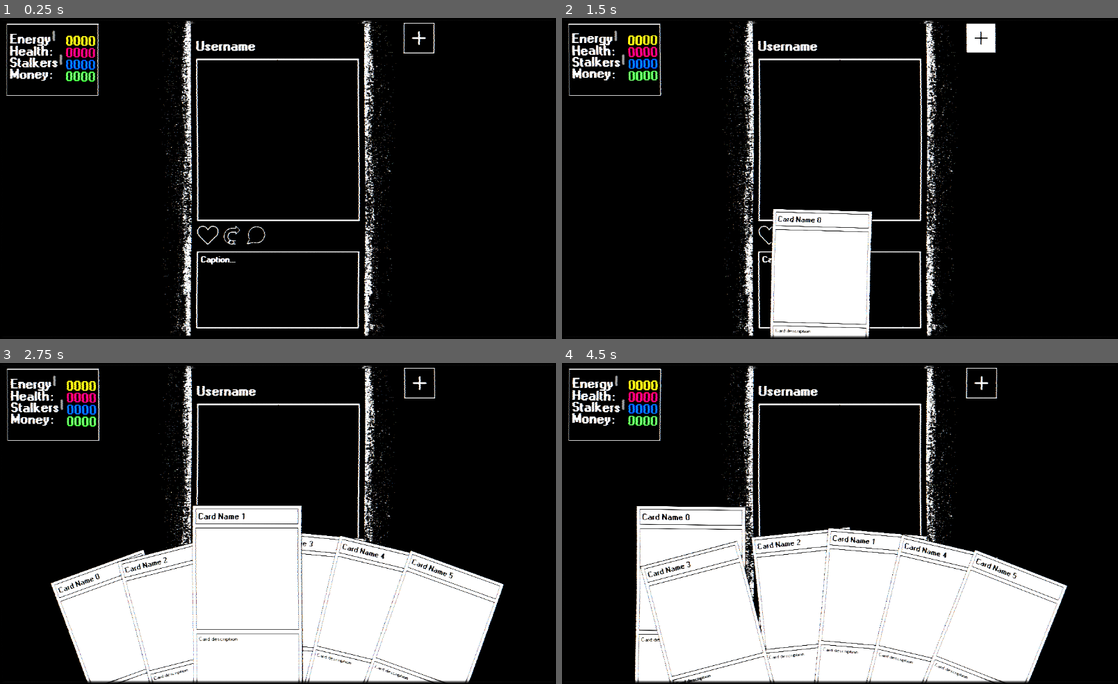
Above: before the commit, frames 1-4 (two rows, left to right).
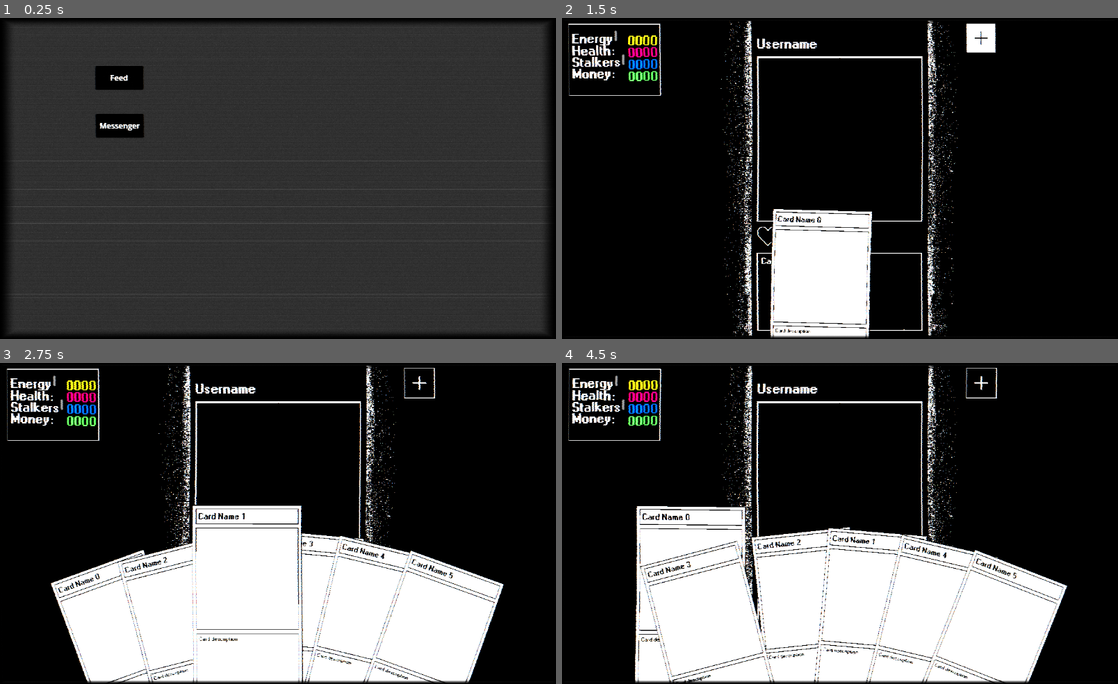
Above: after the commit, the same moments.

Repository: AdamCMunro/social-game
Game: Godot game, scene res://main.tscn
Two runs of this game, one before a commit and one after it. Both use one fixed random seed, a clock stepped at 60 frames per second and the inputs below.
Inputs (mouse positions are in pixels of both pictures, inside the frame that each line leads up to):
- Up to frame 1 (0.25 s): no input
- Up to frame 2 (1.5 s): click (684, 78) at 0.5 s, where only the run after the commit has a clickable "Feed"; move the mouse to (979, 37) at 1.27 s; click (979, 37) at 1.42 s
- Up to frame 3 (2.75 s): move the mouse to (205, 581) at 2.02 s; click (205, 581) at 2.17 s
- Up to frame 4 (4.5 s): move the mouse to (817, 581) at 2.77 s; click (817, 581) at 2.92 s; move the mouse to (795, 581) at 3.52 s; click (795, 581) at 3.67 s; move the mouse to (689, 648) at 4.27 s; click (689, 648) at 4.42 s

The runs differ from the first frame. In frame 1, 92% of the frame differs, in the area x 1-99%, y 0-100%; in frame 2, 5.2%; in frame 3, 4.5%; in frame 4, 4.9%.

Commit message:
Added debug menu

Diff:
--- a/social-game/card.gd
+++ b/social-game/card.gd
@@ -4,6 +4,7 @@
 @onready var player = hand.get_parent()
 @onready var main = player.get_parent()
 @onready var feed = main.get_node("Feed")
+@onready var post_scale = feed.get_node("Post").scale
 
 @onready var viewport_centre = get_viewport_rect().size / 2
 
@@ -205,7 +206,7 @@
 	.set_trans(Tween.TRANS_SINE)\
 	.set_ease(Tween.EASE_IN_OUT)
 
-	tween.tween_property(self, "scale", Vector2(1.13, 1.13), 0.3)\
+	tween.tween_property(self, "scale", post_scale, 0.3)\
 	.set_trans(Tween.TRANS_SINE)\
 	.set_ease(Tween.EASE_IN_OUT)
 
--- a/social-game/feed.gd
+++ b/social-game/feed.gd
@@ -41,6 +41,7 @@
 func _instaniate_post(post_data):
 	var new_post = post_scene.instantiate()
 	new_post.position = viewport_centre
+
 	#new_post.user = post_data.user
 	#new_post.caption = post_data.caption
 	add_child(new_post)
@@ -103,11 +104,3 @@
 	for b in button_arr:
 		if b and b.pressed:
 			b._unpress()
-
-
-func _on_new_post_button_draw_hand() -> void:
-	draw_hand.emit()
-
-
-func _on_new_post_button_hide_hand() -> void:
-	hide_hand.emit()
--- a/social-game/feed.tscn
+++ b/social-game/feed.tscn
@@ -8,28 +8,26 @@
 [sub_resource type="RectangleShape2D" id="RectangleShape2D_insad"]
 size = Vector2(128, 128)
 
-[node name="Feed" type="Node2D"]
+[node name="Feed" type="Node2D" unique_id=1879761602]
 script = ExtResource("1_j7o2i")
 
-[node name="FeedBackground" type="Sprite2D" parent="."]
+[node name="FeedBackground" type="Sprite2D" parent="." unique_id=275030922]
 position = Vector2(577, 325)
 scale = Vector2(1.15, 1.15)
 texture = ExtResource("2_insad")
 
-[node name="NewPostButton" type="Area2D" parent="."]
+[node name="NewPostButton" type="Area2D" parent="." unique_id=428603437]
 position = Vector2(875, 42)
 scale = Vector2(0.5, 0.5)
 script = ExtResource("3_j7o2i")
 metadata/_edit_group_ = true
 
-[node name="Sprite2D" type="Sprite2D" parent="NewPostButton"]
+[node name="Sprite2D" type="Sprite2D" parent="NewPostButton" unique_id=1831607785]
 texture = ExtResource("3_n6tdq")
 
-[node name="CollisionShape2D" type="CollisionShape2D" parent="NewPostButton"]
+[node name="CollisionShape2D" type="CollisionShape2D" parent="NewPostButton" unique_id=815436491]
 shape = SubResource("RectangleShape2D_insad")
 
-[connection signal="draw_hand" from="NewPostButton" to="." method="_on_new_post_button_draw_hand"]
-[connection signal="hide_hand" from="NewPostButton" to="." method="_on_new_post_button_hide_hand"]
 [connection signal="input_event" from="NewPostButton" to="NewPostButton" method="_on_input_event"]
 [connection signal="mouse_entered" from="NewPostButton" to="NewPostButton" method="_on_mouse_entered"]
 [connection signal="mouse_exited" from="NewPostButton" to="NewPostButton" method="_on_mouse_exited"]
--- /dev/null
+++ b/social-game/feed_button.gd
@@ -0,0 +1,21 @@
+extends Button
+
+@onready var feed = preload("res://feed.tscn")
+
+# Called when the node enters the scene tree for the first time.
+func _ready() -> void:
+	pass # Replace with function body.
+
+
+# Called every frame. 'delta' is the elapsed time since the previous frame.
+func _process(delta: float) -> void:
+	pass
+
+
+func _on_pressed() -> void:
+	var instance = feed.instantiate()
+	instance.z_index = -1
+	get_parent().add_child(instance)
+	get_parent().get_node('Player').visible = true
+	get_parent().get_node('MessengerButton').visible = false
+	visible = false
--- a/social-game/main.tscn
+++ b/social-game/main.tscn
@@ -1,9 +1,10 @@
-[gd_scene load_steps=6 format=3 uid="uid://b3qp3qb4jcf0"]
+[gd_scene format=3 uid="uid://b3qp3qb4jcf0"]
 
 [ext_resource type="Script" uid="uid://dk22owod4u4k2" path="res://main.gd" id="1_1bvp3"]
-[ext_resource type="PackedScene" uid="uid://dtvvs8dam0hdb" path="res://feed.tscn" id="1_ig7tw"]
 [ext_resource type="Shader" uid="uid://de2dvj8kxib8f" path="res://main.gdshader" id="2_0xm2m"]
 [ext_resource type="PackedScene" uid="uid://fb2km1l0442p" path="res://player.tscn" id="3_h2yge"]
+[ext_resource type="Script" uid="uid://cu5ri8vy7twcm" path="res://feed_button.gd" id="5_lquwl"]
+[ext_resource type="Script" uid="uid://wfvhgnvpmors" path="res://messenger_button.gd" id="6_7mycd"]
 
 [sub_resource type="ShaderMaterial" id="ShaderMaterial_0xm2m"]
 shader = ExtResource("2_0xm2m")
@@ -30,12 +31,13 @@
 shader_parameter/glow_strength = 1.30000006175
 shader_parameter/glow_threshold = 0.30000001425
 
-[node name="Main" type="Node2D"]
+[node name="Main" type="Node2D" unique_id=1804974650]
 script = ExtResource("1_1bvp3")
 
-[node name="CRTFilterLayer" type="CanvasLayer" parent="."]
+[node name="CRTFilterLayer" type="CanvasLayer" parent="." unique_id=402968258]
 
-[node name="ColorRect" type="ColorRect" parent="CRTFilterLayer"]
+[node name="ColorRect" type="ColorRect" parent="CRTFilterLayer" unique_id=1391194014]
+z_index = 100
 material = SubResource("ShaderMaterial_0xm2m")
 anchors_preset = 15
 anchor_right = 1.0
@@ -44,9 +46,39 @@
 grow_vertical = 2
 mouse_filter = 2
 
-[node name="Feed" parent="." instance=ExtResource("1_ig7tw")]
+[node name="Player" parent="." unique_id=2124234993 instance=ExtResource("3_h2yge")]
+visible = false
+z_index = 1
 
-[node name="Player" parent="." instance=ExtResource("3_h2yge")]
+[node name="FeedButton" type="Button" parent="." unique_id=1207263940]
+anchors_preset = 8
+anchor_left = 0.5
+anchor_top = 0.5
+anchor_right = 0.5
+anchor_bottom = 0.5
+offset_left = 200.0
+offset_top = 100.0
+offset_right = 300.0
+offset_bottom = 150.0
+grow_horizontal = 2
+grow_vertical = 2
+text = "Feed"
+script = ExtResource("5_lquwl")
 
-[connection signal="draw_hand" from="Feed" to="Player" method="_populate_hand"]
-[connection signal="hide_hand" from="Feed" to="Player" method="_hide_hand"]
+[node name="MessengerButton" type="Button" parent="." unique_id=1160866522]
+anchors_preset = 8
+anchor_left = 0.5
+anchor_top = 0.5
+anchor_right = 0.5
+anchor_bottom = 0.5
+offset_left = 200.0
+offset_top = 200.0
+offset_right = 300.0
+offset_bottom = 250.0
+grow_horizontal = 2
+grow_vertical = 2
+text = "Messenger"
+script = ExtResource("6_7mycd")
+
+[connection signal="pressed" from="FeedButton" to="FeedButton" method="_on_pressed"]
+[connection signal="pressed" from="MessengerButton" to="MessengerButton" method="_on_pressed"]
--- a/social-game/messenger.tscn
+++ b/social-game/messenger.tscn
@@ -17,8 +17,9 @@
 texture = ExtResource("1_m0kps")
 
 [node name="MessengerBody" type="Area2D" parent="." unique_id=377509894]
-position = Vector2(587, 329)
-scale = Vector2(1.13, 1.13)
+position = Vector2(587, 337.5)
+scale = Vector2(1.2, 1.2)
+metadata/_edit_group_ = true
 
 [node name="Sprite2D" type="Sprite2D" parent="MessengerBody" unique_id=970300752]
 texture = ExtResource("2_tpcxp")
@@ -37,10 +38,10 @@
 shape = SubResource("RectangleShape2D_75sbr")
 
 [node name="Recipient" type="Label" parent="MessengerBody" unique_id=1599201810]
-offset_left = -225.66374
-offset_top = -265.48676
-offset_right = -185.66374
-offset_bottom = -242.48676
+offset_left = -225.664
+offset_top = -268.0
+offset_right = -115.664
+offset_bottom = -238.0
 theme_override_fonts/font = ExtResource("4_dj5lq")
 theme_override_font_sizes/font_size = 24
 text = "Username"
@@ -82,8 +83,8 @@
 text = "Option 3..."
 
 [node name="Contacts" type="Area2D" parent="." unique_id=1220270471]
-position = Vector2(157, 325)
-scale = Vector2(0.8, 0.8)
+position = Vector2(150, 325)
+scale = Vector2(1.1, 1.1)
 metadata/_edit_group_ = true
 
 [node name="Sprite2D" type="Sprite2D" parent="Contacts" unique_id=593490741]
--- /dev/null
+++ b/social-game/messenger_button.gd
@@ -0,0 +1,20 @@
+extends Button
+
+@onready var messenger = preload("res://messenger.tscn")
+
+# Called when the node enters the scene tree for the first time.
+func _ready() -> void:
+	pass # Replace with function body.
+
+
+# Called every frame. 'delta' is the elapsed time since the previous frame.
+func _process(delta: float) -> void:
+	pass
+
+
+func _on_pressed() -> void:
+	var instance = messenger.instantiate()
+	get_parent().add_child(instance)
+	get_parent().get_node('Player').visible = false
+	get_parent().get_node('FeedButton').visible = false
+	visible = false
--- a/social-game/new_post_button.gd
+++ b/social-game/new_post_button.gd
@@ -1,7 +1,4 @@
 extends Area2D
-
-signal draw_hand
-signal hide_hand
 
 var pressing = false
 var button_scale = Vector2.ZERO
@@ -32,9 +29,9 @@
 		if event.is_pressed() && not event.is_echo():
 			if pressing == false:
 				if not main.in_hand:
-					draw_hand.emit()
+					_draw_hand()
 				else:
-					hide_hand.emit()
+					_hide_hand()
 				pressing = true
 				var tween = _press()
 				await tween.finished
@@ -57,3 +54,9 @@
 		return false
 	else:
 		return true
+
+func _draw_hand():
+	main.get_node('Player')._populate_hand()
+
+func _hide_hand():
+	main.get_node('Player')._hide_hand()
--- a/social-game/post.tscn
+++ b/social-game/post.tscn
@@ -19,63 +19,63 @@
 [sub_resource type="RectangleShape2D" id="RectangleShape2D_4c57u"]
 size = Vector2(51.99997, 57.333374)
 
-[node name="Post" type="Node2D"]
-scale = Vector2(1.13, 1.13)
+[node name="Post" type="Node2D" unique_id=1213721221]
+scale = Vector2(1.15, 1.15)
 metadata/_edit_group_ = true
 
-[node name="PostBody" type="Area2D" parent="."]
+[node name="PostBody" type="Area2D" parent="." unique_id=1683546787]
 
-[node name="Sprite2D" type="Sprite2D" parent="PostBody"]
+[node name="Sprite2D" type="Sprite2D" parent="PostBody" unique_id=716581748]
 texture = ExtResource("8_va8nc")
 
-[node name="LikeButton" type="Area2D" parent="PostBody"]
+[node name="LikeButton" type="Area2D" parent="PostBody" unique_id=108772245]
 z_index = 1
 position = Vector2(-130, 105)
 scale = Vector2(0.59999996, 0.59999996)
 script = ExtResource("5_tlynb")
 
-[node name="Sprite2D" type="Sprite2D" parent="PostBody/LikeButton"]
+[node name="Sprite2D" type="Sprite2D" parent="PostBody/LikeButton" unique_id=377072641]
 texture = ExtResource("6_rtyvd")
 
-[node name="CollisionShape2D" type="CollisionShape2D" parent="PostBody/LikeButton"]
+[node name="CollisionShape2D" type="CollisionShape2D" parent="PostBody/LikeButton" unique_id=2010167052]
 shape = SubResource("RectangleShape2D_efxa6")
 
-[node name="SquareSelection" type="Area2D" parent="PostBody"]
+[node name="SquareSelection" type="Area2D" parent="PostBody" unique_id=1777647073]
 visible = false
 z_index = 2
 position = Vector2(98.39999, 47.199993)
 scale = Vector2(0.59999996, 0.59999996)
 
-[node name="Sprite2D" type="Sprite2D" parent="PostBody/SquareSelection"]
+[node name="Sprite2D" type="Sprite2D" parent="PostBody/SquareSelection" unique_id=1411440742]
 texture = ExtResource("9_y7urt")
 
-[node name="CommentButton" type="Area2D" parent="PostBody"]
+[node name="CommentButton" type="Area2D" parent="PostBody" unique_id=333705108]
 z_index = 1
 position = Vector2(-40, 104)
 scale = Vector2(0.59999996, 0.59999996)
 script = ExtResource("1_u2spa")
 
-[node name="Sprite2D" type="Sprite2D" parent="PostBody/CommentButton"]
+[node name="Sprite2D" type="Sprite2D" parent="PostBody/CommentButton" unique_id=1474235626]
 texture = ExtResource("2_deta0")
 
-[node name="CollisionShape2D" type="CollisionShape2D" parent="PostBody/CommentButton"]
+[node name="CollisionShape2D" type="CollisionShape2D" parent="PostBody/CommentButton" unique_id=1486307874]
 position = Vector2(-1.333313, 1.333252)
 shape = SubResource("RectangleShape2D_kek77")
 
-[node name="SendButton" type="Area2D" parent="PostBody"]
+[node name="SendButton" type="Area2D" parent="PostBody" unique_id=2116370314]
 z_index = 1
 position = Vector2(-85, 105)
 scale = Vector2(0.59999996, 0.59999996)
 script = ExtResource("3_cf0ci")
 
-[node name="Sprite2D" type="Sprite2D" parent="PostBody/SendButton"]
+[node name="Sprite2D" type="Sprite2D" parent="PostBody/SendButton" unique_id=41505128]
 texture = ExtResource("4_p6qol")
 
-[node name="CollisionShape2D" type="CollisionShape2D" parent="PostBody/SendButton"]
+[node name="CollisionShape2D" type="CollisionShape2D" parent="PostBody/SendButton" unique_id=1658650121]
 position = Vector2(-0.66674805, -0.666687)
 shape = SubResource("RectangleShape2D_4c57u")
 
-[node name="Username" type="Label" parent="PostBody"]
+[node name="Username" type="Label" parent="PostBody" unique_id=1709928761]
 offset_left = -150.0
 offset_top = -260.0
 offset_right = -40.0
@@ -84,7 +84,7 @@
 theme_override_font_sizes/font_size = 24
 text = "Username"
 
-[node name="Caption" type="Label" parent="PostBody"]
+[node name="Caption" type="Label" parent="PostBody" unique_id=1716154906]
 offset_left = -142.5
 offset_top = 140.0
 offset_right = -66.5
--- a/social-game/project.godot
+++ b/social-game/project.godot
@@ -25,3 +25,7 @@
 window/size/viewport_height=670
 window/stretch/mode="viewport"
 window/stretch/aspect="expand"
+
+[rendering]
+
+textures/canvas_textures/default_texture_filter=0
Binary file changed: social-game/assets/Contacts.png
Binary file changed: social-game/assets/Messenger.png
Not shown: 1 places in social-game/feed.tscn that only renumber resources
Not shown, added: social-game/feed_button.gd.uid
Not shown, added: social-game/messenger_button.gd.uid
Not shown: 1 places in social-game/post.tscn that only renumber resources
Not shown, changed: .DS_Store
Not shown, changed: social-game/.DS_Store
Not shown, changed: social-game/assets/.DS_Store
